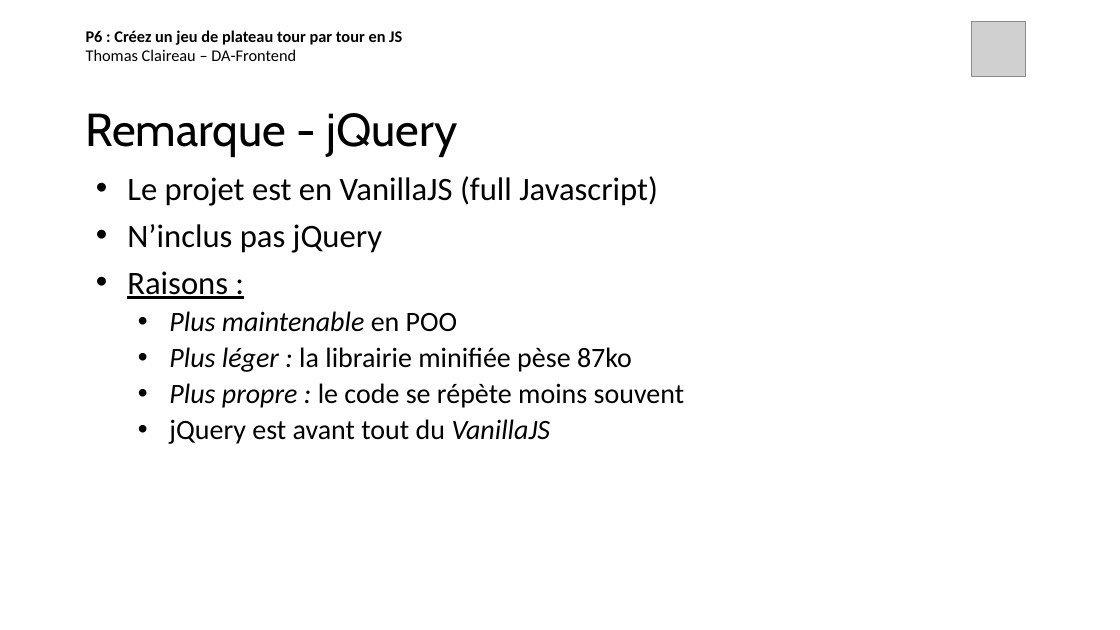
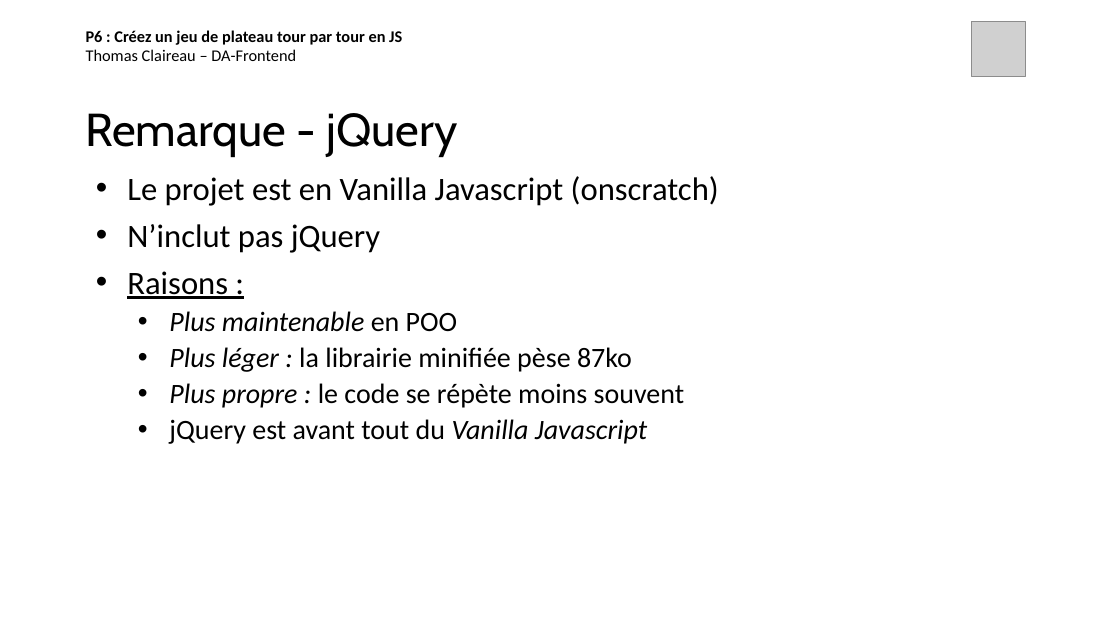
Before and after one commit to thomas-claireau/P6-Openclassrooms, a slide deck: slide 3 of Présentation P6 - OpenClassrooms.pptx. Drawn at 1120x630 pixels with LibreOffice and Linux fonts; fonts in the diff are those of the drawing; grey boxes stand for pictures. Boxes give left, top, right and bottom in pixels: in the first picture for what was removed or moved away, otherwise in the second. Text is boxed around its words. In the diff, an @@ line names an element or a change of style, - is before the commit and + after.

```diff
--- a/Présentation P6 - OpenClassrooms.pptx
+++ b/Présentation P6 - OpenClassrooms.pptx
@@ text at (127, 176, 719, 253): text changed @@
-• Le projet est en VanillaJS (full Javascript)
-• N’inclus pas jQuery
+• Le projet est en Vanilla Javascript (onscratch)
+• N’inclut pas jQuery
@@ text at (169, 419, 647, 444): text changed @@
-  • jQuery est avant tout du VanillaJS
+  • jQuery est avant tout du Vanilla Javascript
```
Also in this commit, not shown: 4 other slides changed.
